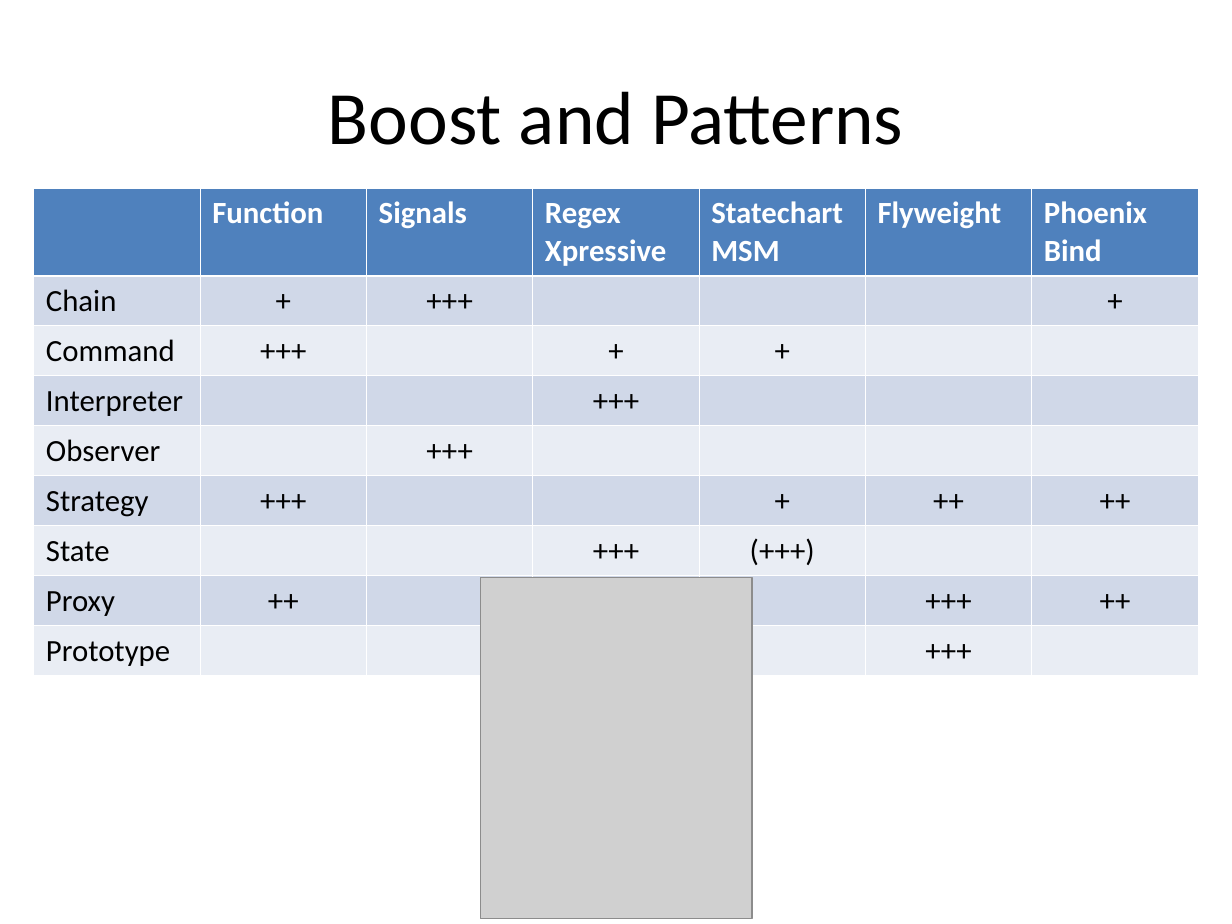
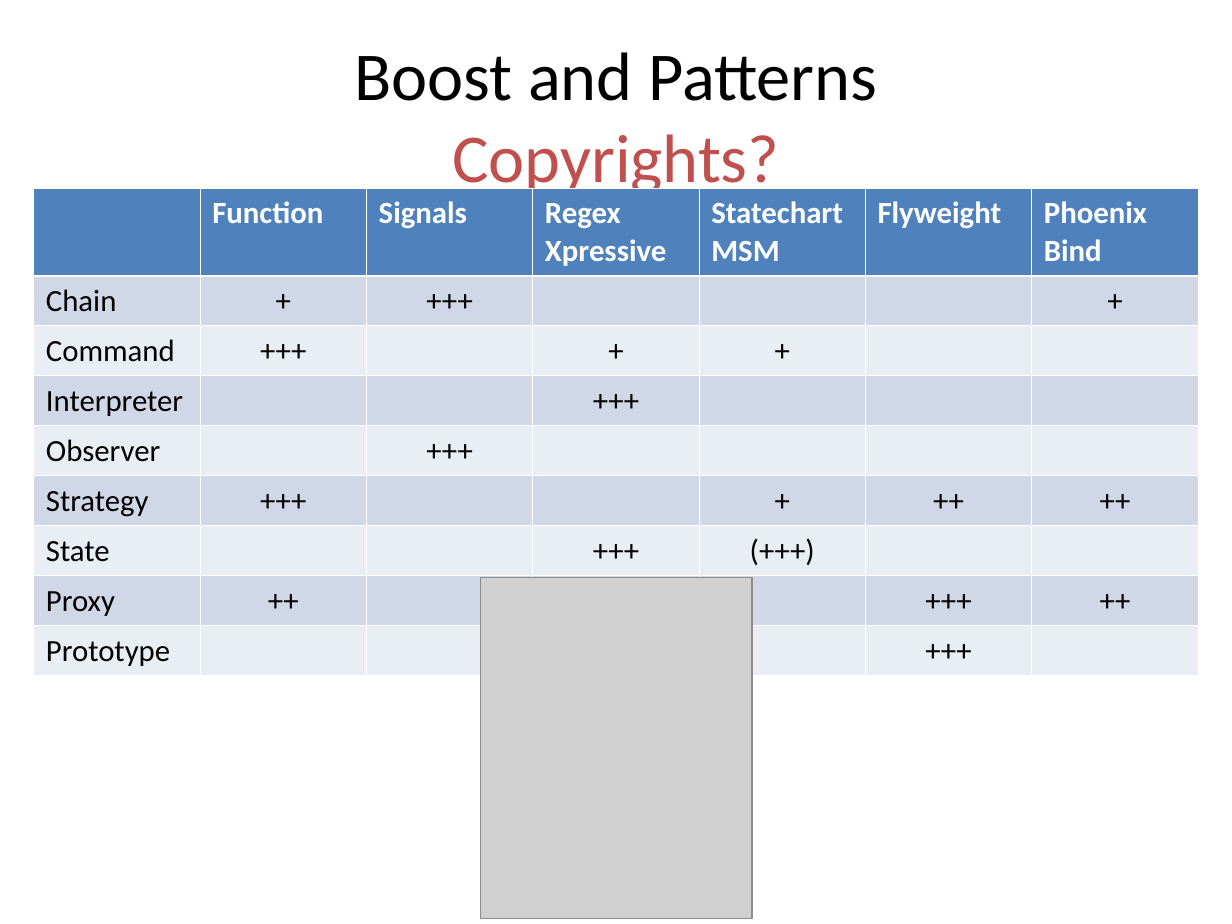
Before and after one commit to kamyu104/GofPatterns, a slide deck: slide 71 of Effective patterns.ppt (slide 68 before the commit). Drawn at 1232x924 pixels with LibreOffice and Linux fonts; fonts in the diff are those of the drawing; grey boxes stand for pictures. Boxes give left, top, right and bottom in pixels: in the first picture for what was removed or moved away, otherwise in the second. Text is boxed around its words. In the diff, an @@ line names an element or a change of style, - is before the commit and + after.

Commit message:
changed organization of slide titles

```diff
--- a/Effective patterns.ppt
+++ b/Effective patterns.ppt
@@ title "Boost and Patterns Copyrights?": place and size @@
-title "Boost and Patterns Copyrights?" at bbox=[328, 91, 903, 145]
+title "Boost and Patterns Copyrights?" at bbox=[62, 37, 1170, 191]
@@ title "Boost and Patterns Copyrights?" at bbox=[62, 37, 1170, 191]: fill none to #FFFFFF @@
@@ title at bbox=[355, 52, 877, 198]: text changed; size 44 to 40 pt @@
-Boost and Patterns
+Boost and Patterns
+Copyrights?
```
Also in this commit, not shown: 26 other slides changed, 10 slides added, 6 slides removed, 1 other file.
